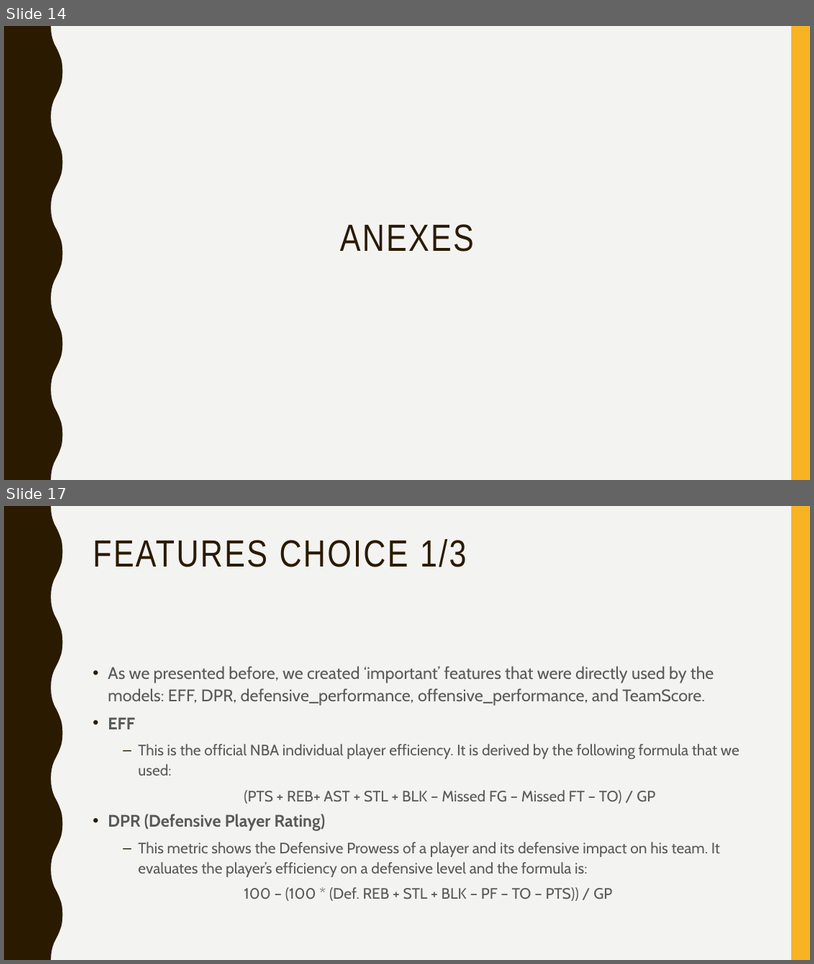
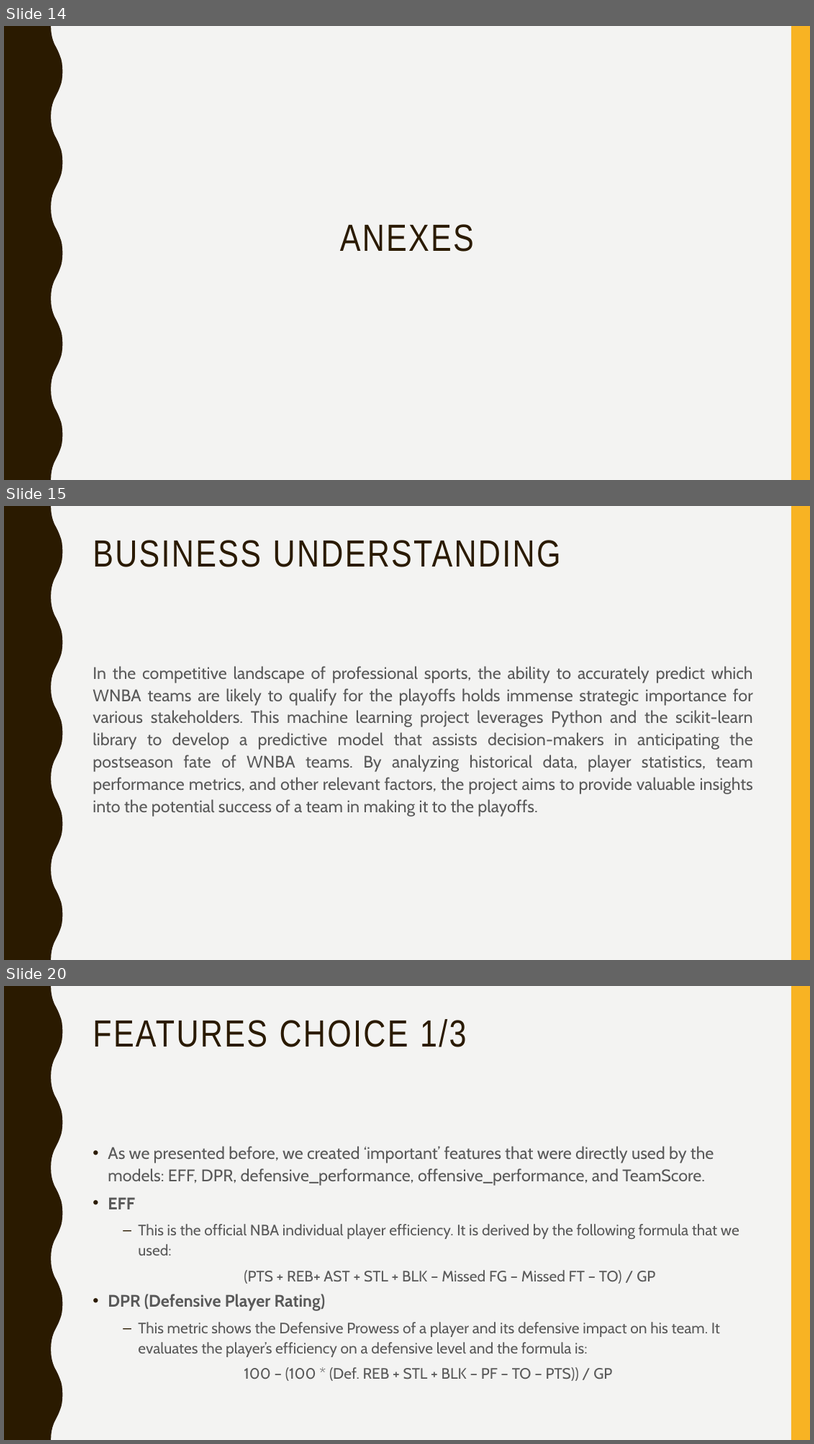
Before and after one commit to afs202005277/AC, a slide deck: ppt projeto.pptx. Shown one above the other, each under a label of ours: slides 14 and 17 before the commit, slides 14, 15 and 20 after it; the slides between them are not shown. The pictures are 814x964 and 814x1444 pixels, drawn with LibreOffice and Linux fonts; fonts in the diff are those of the drawing. Boxes give left, top, right and bottom in pixels: in the first picture for what was removed or moved away, otherwise in the second. Text is boxed around its words. In the diff, an @@ line names an element or a change of style, - is before the commit and + after.

```diff
--- a/ppt projeto.pptx
+++ b/ppt projeto.pptx
@@ slide 15 added at <box>4,506,810,960</box>, background #F3F3F2; not listed: 2 template elements that a slide beside it also shows @@
@@ title added at <box>93,540,561,567</box>, 45 pt, text #2A1A00 @@
+BUSINESS UNDERSTANDING
@@ text added at <box>93,666,754,816</box>, 20 pt, text #595959 @@
+In the competitive landscape of professional sports, the ability to accurately predict which WNBA teams are likely to qualify for the playoffs holds immense strategic importance for various stakeholders. This machine learning project leverages Python and the scikit-learn library to develop a predictive model that assists decision-makers in anticipating the postseason fate of WNBA teams. By analyzing historical data, player statistics, team performance metrics, and other relevant factors, the project aims to provide valuable insights into the potential success of a team in making it to the playoffs.
@@ what was slide 17 is now slide 20 @@
```
Also in this commit, not shown: 3 slides changed, 2 other slides added.
